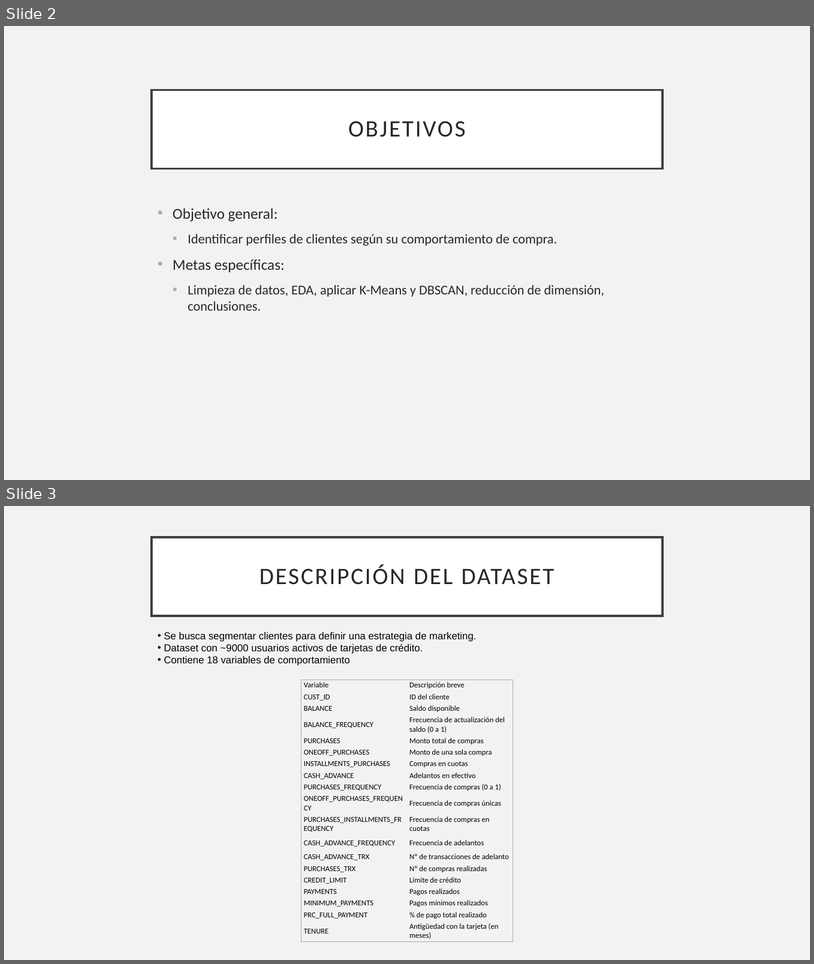
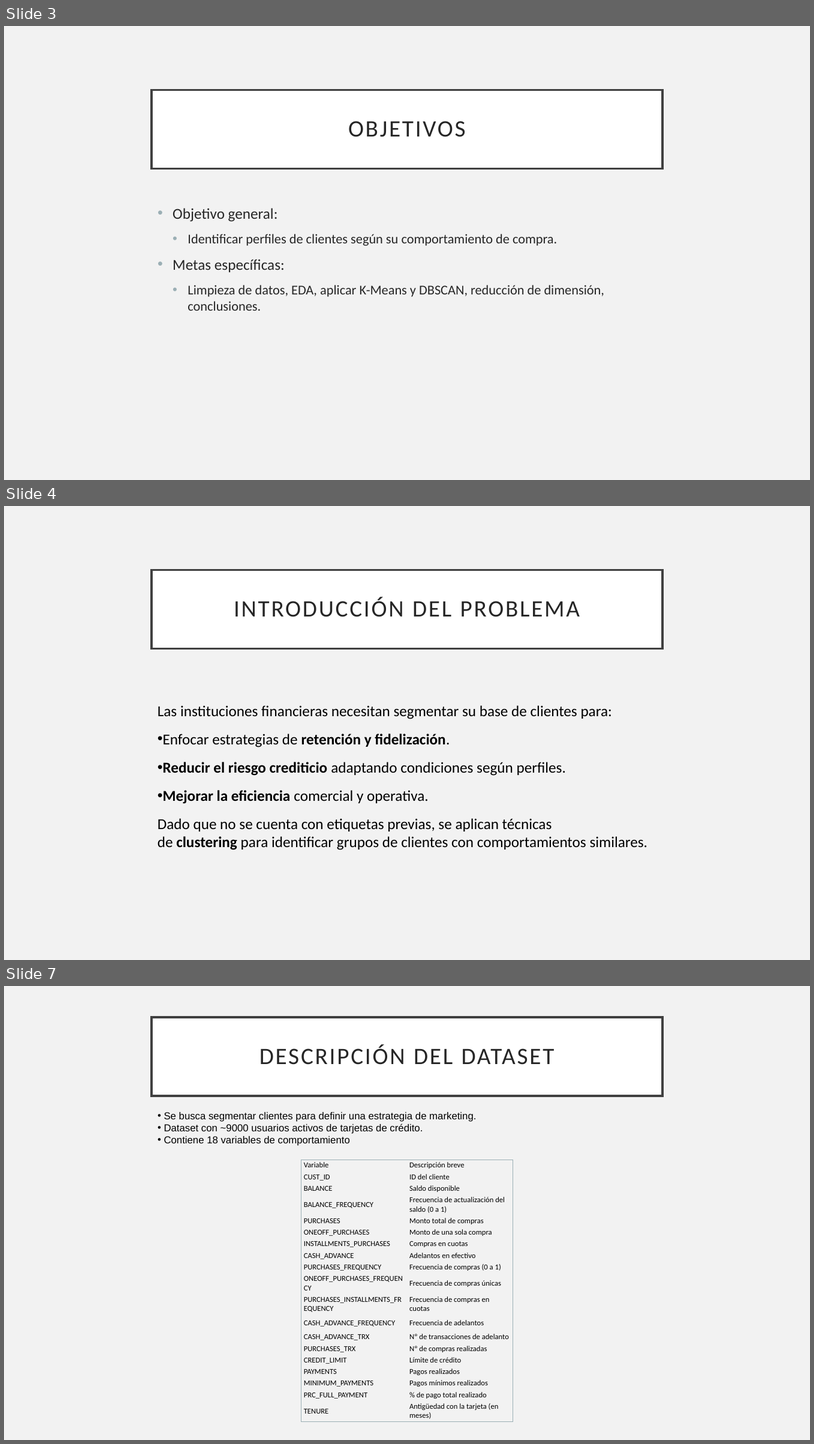
Before and after one commit to luisbustamante21/Deber_Semana_3, a slide deck: Presentación técnica/Presentacion Tarea 3.pptx. Shown one above the other, each under a label of ours: slides 2 and 3 before the commit, slides 3, 4 and 7 after it; the slides between them are not shown. The pictures are 814x964 and 814x1444 pixels, drawn with LibreOffice and Linux fonts; fonts in the diff are those of the drawing. Boxes give left, top, right and bottom in pixels: in the first picture for what was removed or moved away, otherwise in the second. Text is boxed around its words. In the diff, an @@ line names an element or a change of style, - is before the commit and + after.

```diff
--- a/Presentación técnica/Presentacion Tarea 3.pptx
+++ b/Presentación técnica/Presentacion Tarea 3.pptx
@@ slide 4 added at [4, 506, 810, 960], background #F2F2F2 @@
@@ title added at [152, 570, 663, 648], fill #FFFFFF, outline #404040 2.5 pt, 28 pt, text #262626 @@
+INTRODUCCIÓN DEL PROBLEMA
@@ text added at [158, 705, 648, 850], 18 pt, text #000000 @@
+Las instituciones financieras necesitan segmentar su base de clientes para:
+• Enfocar estrategias de retención y fidelización.
+• Reducir el riesgo crediticio adaptando condiciones según perfiles.
+• Mejorar la eficiencia comercial y operativa.
+Dado que no se cuenta con etiquetas previas, se aplican técnicas de clustering para identificar grupos de clientes con comportamientos similares.
@@ what was slide 2 is now slide 3 @@
@@ what was slide 3 is now slide 7 @@
```
Also in this commit, not shown: 3 other slides added.
